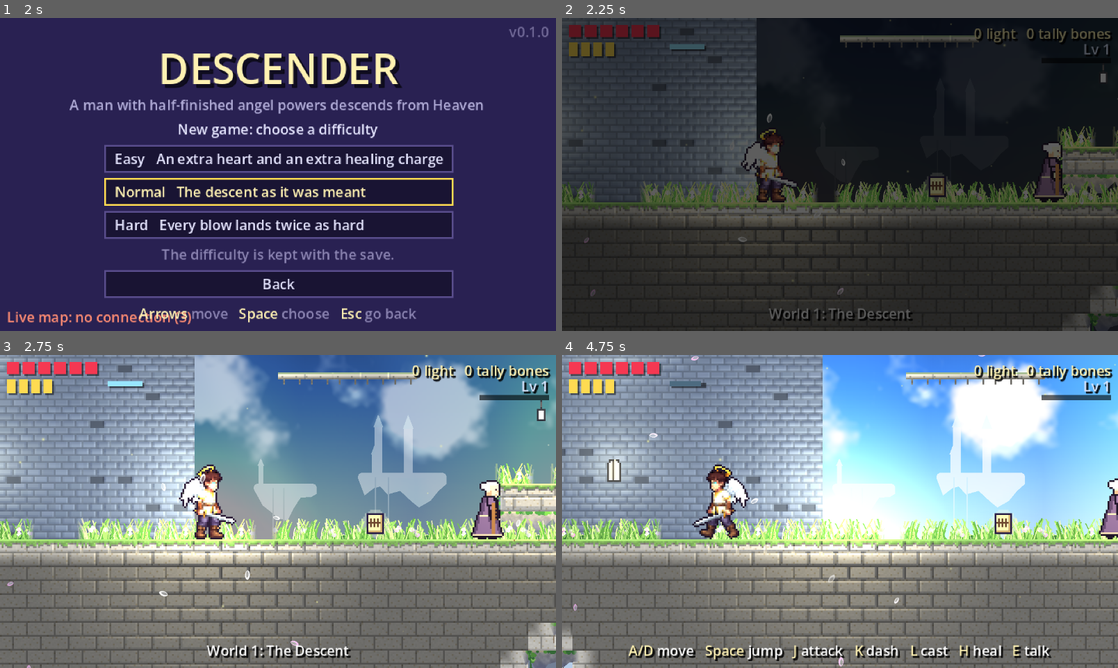
Above: before the commit, frames 1-4 (two rows, left to right).
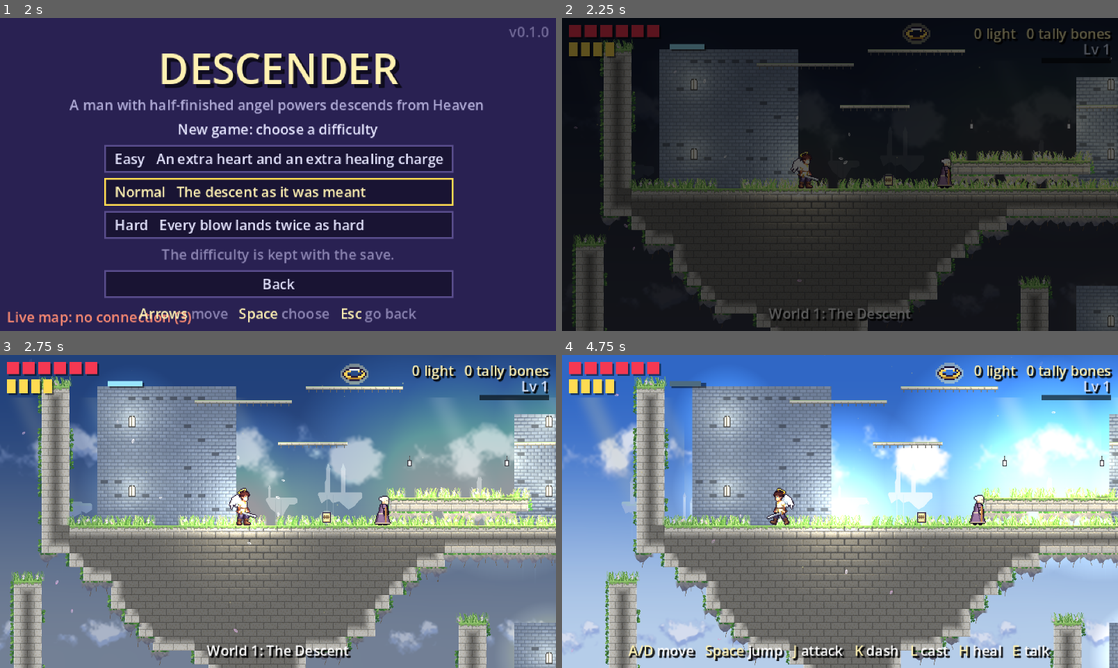
Above: after the commit, the same moments.

Repository: IhorBalan/descender-game
Game: Godot game, scene res://scenes/title.tscn
Two runs of this game, one before a commit and one after it. Both use one fixed random seed, a clock stepped at 60 frames per second and the inputs below.
Inputs (mouse positions are in pixels of both pictures, inside the frame that each line leads up to):
- Up to frame 1 (2 s): click "New Game" at 0.5 s; click "1 Empty" at 1.25 s
- Up to frame 2 (2.25 s): click "Easy An extra heart and an ex…" at 2 s
- Up to frame 3 (2.75 s): no input
- Up to frame 4 (4.75 s): tap Enter (ui_accept) at 2.75 s; drag from (840, 646) to (828, 498) at 2.77 s; drag from (728, 527) to (828, 498) at 3.52 s; move the mouse to (895, 442) at 4.27 s; hold A (move_left) from 4.28 s (still down); tap K (dash) at 4.35 s

Frame 1 is identical in both runs. In frame 2, 33% of the frame differs, in the area x 0-100%, y 0-100%; in frame 3, 76%; in frame 4, 80%.

Commit message:
Show twice the world: camera zoom 0.5
The view is 640 x 360 level pixels instead of 320 x 180, so the hero takes half the height
he did. The window still draws at its own resolution, so pixel art stays whole. Everything
that reads the view size already divides by the camera's zoom.

Co-Authored-By: Claude Fable 5.1 <noreply@anthropic.com>

Diff:
--- a/scripts/game_camera.gd
+++ b/scripts/game_camera.gd
@@ -20,6 +20,12 @@
 ##   amount that grows with trauma squared, so small hits barely register and
 ##   big ones kick. The offset never moves the follow position itself.
 
+## How far the view is zoomed out: 0.5 shows 640 x 360 level pixels, twice
+## what the 320 x 180 base view would, so the hero takes half the height he
+## otherwise would. The window still draws at its own resolution, so pixel
+## art stays whole at any whole-number window scale.
+const VIEW_ZOOM := 0.5
+
 # Horizontal
 const DEADZONE_X := 24.0
 const LOOK_AHEAD := 40.0
@@ -69,6 +75,7 @@
 
 
 func _ready() -> void:
+	zoom = Vector2.ONE * VIEW_ZOOM
 	add_to_group("game_camera")
 
 
